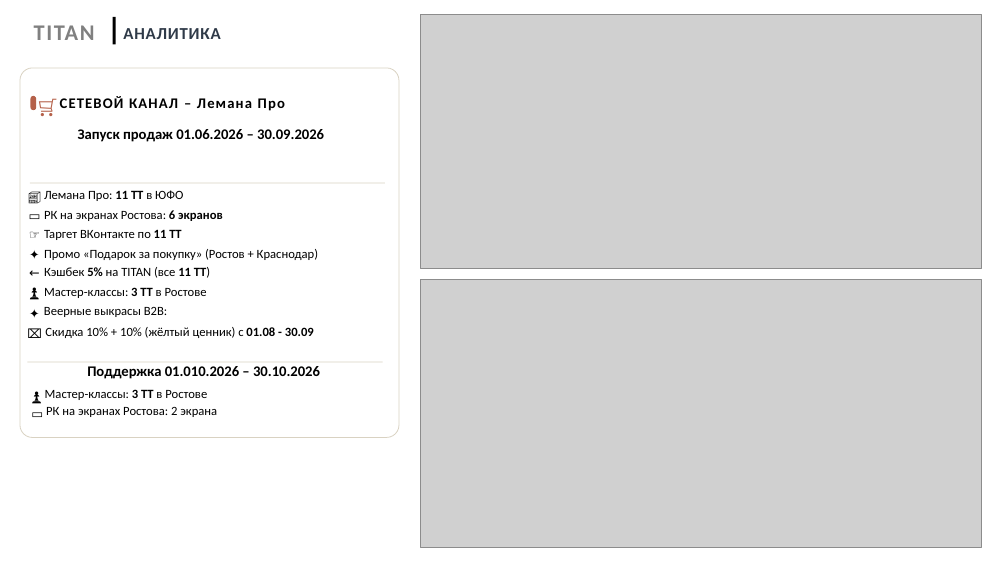
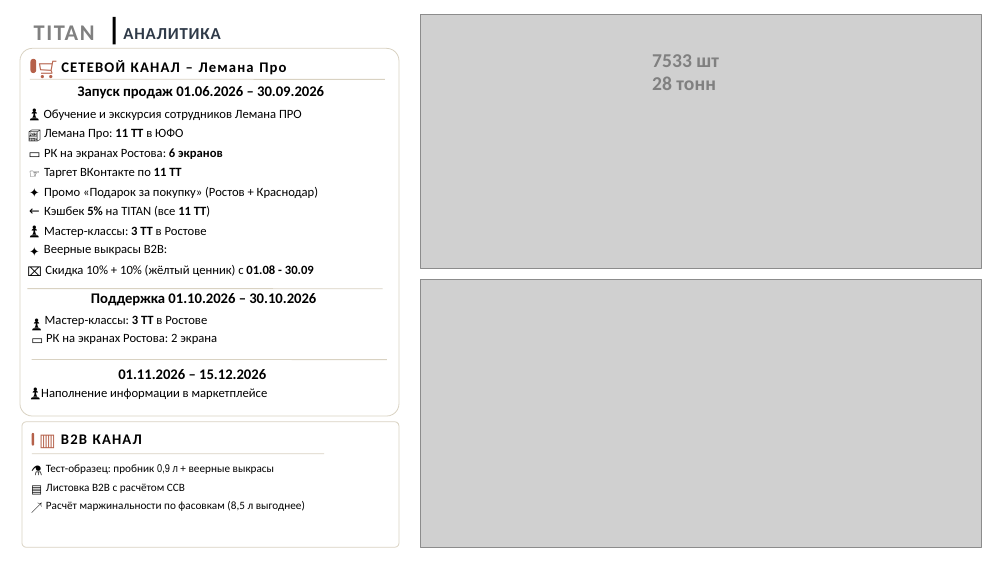
Before and after one commit to Iverson76newcomer/radar-empils, a slide deck: slide 6 of upload/Презентация_для_ГД_final.pptx (slide 3 before the commit). Drawn at 1008x567 pixels with LibreOffice and Linux fonts; fonts in the diff are those of the drawing; grey boxes stand for pictures. Boxes give left, top, right and bottom in pixels: in the first picture for what was removed or moved away, otherwise in the second. Text is boxed around its words. In the diff, an @@ line names an element or a change of style, - is before the commit and + after.

```diff
--- a/upload/Презентация_для_ГД_final.pptx
+++ b/upload/Презентация_для_ГД_final.pptx
@@ rounded rectangle: place and size @@
-rounded rectangle at [20, 68, 399, 437]
+rounded rectangle at [20, 48, 399, 416]
@@ rounded rectangle: place and size @@
-rounded rectangle at [30, 96, 36, 110]
+rounded rectangle at [30, 58, 36, 73]
@@ text added at [652, 54, 719, 90], 14 pt, text #808080, bold @@
+7533 шт
+28 тонн
@@ line moved from (30, 183) - (385, 183) to (30, 80) - (385, 80) @@
@@ text "Запуск продаж 01.06.2026 – 30.09.2026": place and size @@
-text "Запуск продаж 01.06.2026 – 30.09.2026" at [78, 129, 324, 142]
+text "Запуск продаж 01.06.2026 – 30.09.2026" at [78, 86, 324, 99]
@@ text "🛒": place and size @@
-text "🛒" at [39, 97, 56, 113]
+text "🛒" at [39, 60, 56, 77]
@@ text "СЕТЕВОЙ КАНАЛ – Лемана Про": place and size @@
-text "СЕТЕВОЙ КАНАЛ – Лемана Про" at [60, 96, 285, 111]
+text "СЕТЕВОЙ КАНАЛ – Лемана Про" at [61, 60, 286, 75]
@@ text added at [28, 108, 40, 119], 9 pt, text #000000 @@
+♟
@@ text added at [44, 109, 302, 120], 9 pt, text #000000 @@
+Обучение и экскурсия сотрудников Лемана ПРО
@@ text "Таргет ВКонтакте по 11 ТТ": place and size @@
-text "Таргет ВКонтакте по 11 ТТ" at [44, 229, 181, 240]
+text "Таргет ВКонтакте по 11 ТТ" at [44, 167, 181, 178]
@@ text "✦": place and size @@
-text "✦" at [28, 249, 40, 260]
+text "✦" at [28, 186, 40, 198]
@@ 14 texts: place and size @@
-14 texts at [28, 190, 318, 339]
+14 texts at [28, 128, 318, 277]
@@ text at [91, 293, 316, 306]: text changed @@
-Поддержка 01.010.2026 – 30.10.2026
+Поддержка 01.10.2026 – 30.10.2026
@@ 3 texts, 1 line: place and size @@
-3 texts, 1 line at [27, 362, 382, 417]
+3 texts, 1 line at [27, 288, 382, 344]
@@ text "▭": place and size @@
-text "▭" at [31, 407, 43, 418]
+text "▭" at [31, 335, 43, 346]
@@ text added at [29, 387, 41, 398], 9 pt, text #000000 @@
+♟
@@ line added from (31, 360) to (387, 360), #D9D2C2 0.56 pt @@
@@ text added at [41, 388, 268, 399], 9 pt, text #000000 @@
+Наполнение информации в маркетплейсе
@@ text added at [118, 369, 266, 379], 10.5 pt, text #000000, bold @@
+01.11.2026 – 15.12.2026
@@ rounded rectangle added at [22, 421, 399, 547], fill #FFFFFF, outline #D9D2C2 0.56 pt @@
@@ rounded rectangle added at [32, 433, 34, 446], fill #B5614A @@
@@ text added at [40, 432, 54, 447], 12.7 pt, text #B5614A @@
+▥
@@ text added at [61, 434, 142, 444], 10.5 pt, text #000000, bold @@
+B2B КАНАЛ
@@ line added from (32, 454) to (325, 454), #D9D2C2 0.56 pt @@
@@ text added at [32, 465, 42, 475], 8.4 pt, text #000000 @@
+⚗
@@ text added at [46, 464, 275, 474], 8 pt, text #000000 @@
+Тест-образец: пробник 0,9 л + веерные выкрасы
@@ text added at [32, 484, 42, 494], 8.4 pt, text #000000 @@
+▤
@@ text added at [32, 502, 42, 512], 8.4 pt, text #000000 @@
+↗
@@ text added at [46, 483, 185, 493], 8 pt, text #000000 @@
+Листовка B2B с расчётом ССВ
@@ text added at [46, 501, 305, 511], 8 pt, text #000000 @@
+Расчёт маржинальности по фасовкам (8,5 л выгоднее)
```
Also in this commit, not shown: 7 other slides changed, 3 slides added, 1 slide removed, 11 other files.
